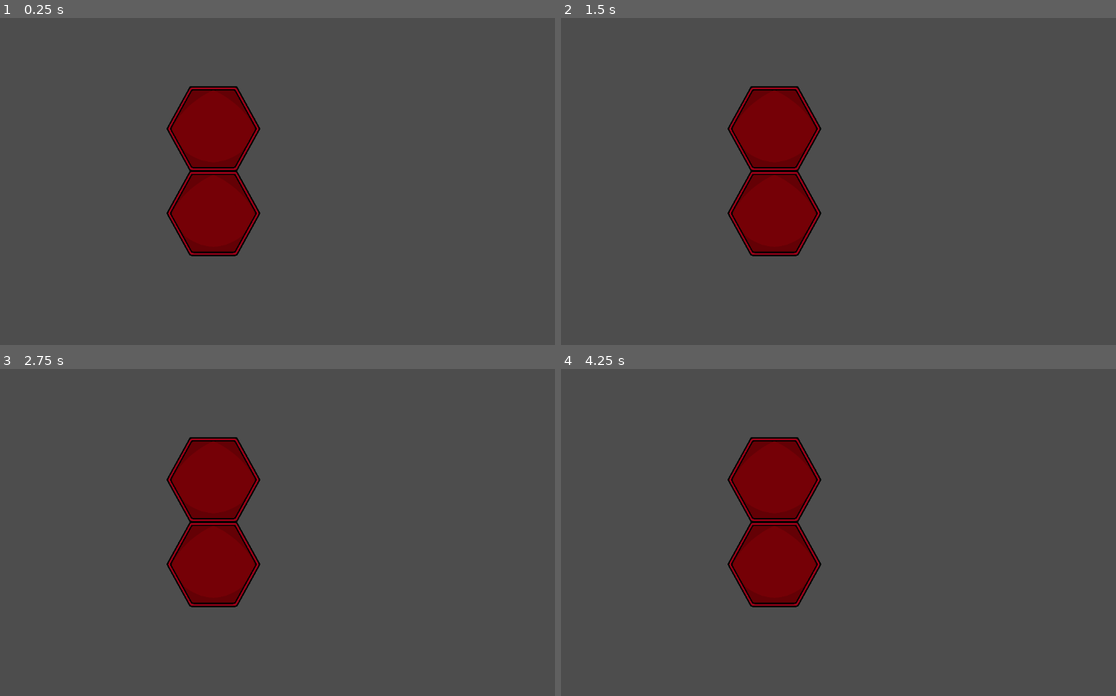
Above: before the commit, frames 1-4 (two rows, left to right).
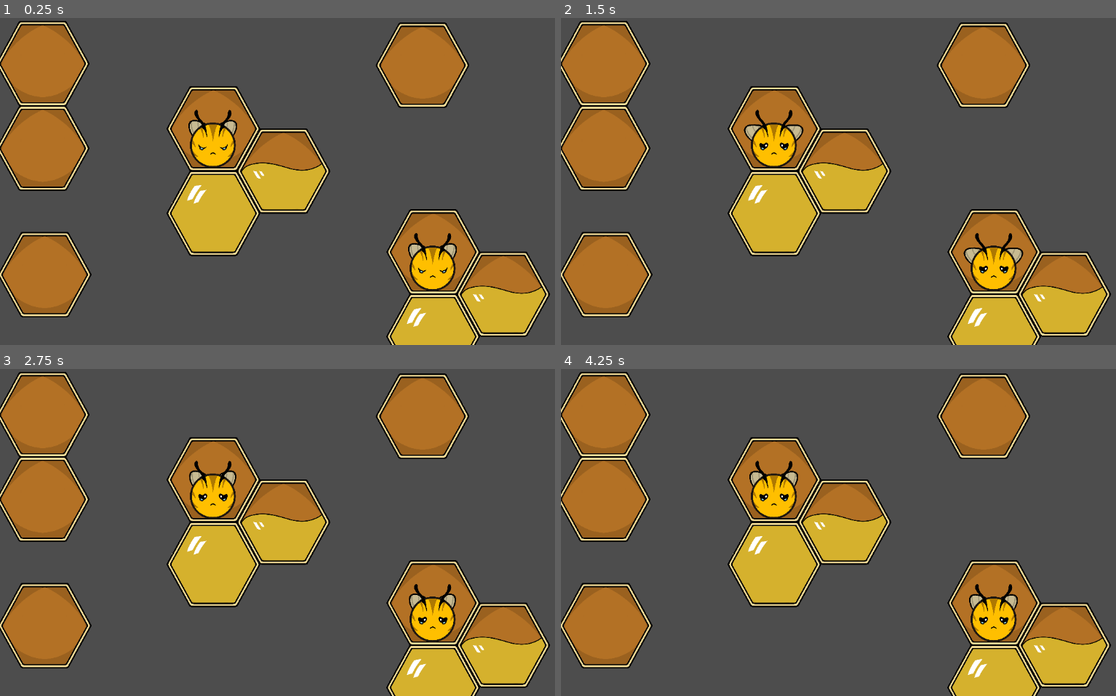
Above: after the commit, the same moments.

Repository: PartyPigy45/built-to-scale
Game: Godot game, scene res://main.tscn
The game is run twice, just before and just after one commit, with the same random seed, the same clock (stepped at 60 frames per second) and the same inputs.
Inputs (mouse positions are in pixels of both pictures, inside the frame that each line leads up to):
- Up to frame 1 (0.25 s): no input
- Up to frame 2 (1.5 s): move the mouse to (977, 165) at 0.52 s; move the mouse to (733, 197) at 1.27 s
- Up to frame 3 (2.75 s): tap Enter at 2 s; move the mouse to (349, 460) at 2.02 s
- Up to frame 4 (4.25 s): move the mouse to (821, 597) at 2.77 s; tap Space at 3.5 s; move the mouse to (1027, 581) at 3.52 s

The runs differ from the first frame. In frame 1, 31% of the frame differs, in the area x 0-100%, y 0-100%; in frame 2, 31%; in frame 3, 31%; in frame 4, 31%.

Commit message:
started bee interface

Diff:
--- a/Bee.tscn
+++ b/Bee.tscn
@@ -1,6 +1,7 @@
-[gd_scene load_steps=17 format=3 uid="uid://c7qr58yjkxkxh"]
+[gd_scene load_steps=18 format=3 uid="uid://c7qr58yjkxkxh"]
 
 [ext_resource type="Texture2D" uid="uid://bcxvnbe10p3j2" path="res://assets/bee wings.png" id="1_31bai"]
+[ext_resource type="Script" path="res://bee.gd" id="1_kcc44"]
 [ext_resource type="Texture2D" uid="uid://ck3vn0cwemn3m" path="res://assets/bee happy.png" id="2_islq2"]
 [ext_resource type="Texture2D" uid="uid://bsfkto6fxm8rx" path="res://assets/bee happy blink.png" id="3_6h8kc"]
 [ext_resource type="Texture2D" uid="uid://dspa3hsjm40nu" path="res://assets/bee anger.png" id="4_t03wi"]
@@ -217,11 +218,14 @@
 [node name="Node2D" type="Node2D"]
 position = Vector2(5.96046e-08, 100)
 scale = Vector2(0.635, 0.635)
-
-[node name="AnimationPlayer2" type="AnimationPlayer" parent="."]
+script = ExtResource("1_kcc44")
+emotion = 2
+
+[node name="Wings" type="AnimationPlayer" parent="."]
 libraries = {
 "": SubResource("AnimationLibrary_c85ir")
 }
+autoplay = "Flapping Wings"
 
 [node name="BeeWing R" type="Sprite2D" parent="."]
 position = Vector2(570, 336)
@@ -236,10 +240,11 @@
 offset = Vector2(-110, -62)
 hframes = 2
 
-[node name="AnimationPlayer" type="AnimationPlayer" parent="."]
+[node name="Face" type="AnimationPlayer" parent="."]
 libraries = {
 "": SubResource("AnimationLibrary_bucjd")
 }
+autoplay = "Sad Blinking Bee"
 
 [node name="Bee Faces" type="AnimatedSprite2D" parent="."]
 position = Vector2(502, 262)
--- a/Pieces/Tro1.tscn
+++ b/Pieces/Tro1.tscn
@@ -1,7 +1,8 @@
-[gd_scene load_steps=3 format=3 uid="uid://dffep6ah7p31f"]
+[gd_scene load_steps=4 format=3 uid="uid://dffep6ah7p31f"]
 
 [ext_resource type="TileSet" uid="uid://18lkj53hlkux" path="res://Resource/tile_set.tres" id="1_ypa2h"]
 [ext_resource type="Script" path="res://Pieces/Piece.gd" id="2_lpjj6"]
+[ext_resource type="PackedScene" uid="uid://c7qr58yjkxkxh" path="res://Bee.tscn" id="3_k4me5"]
 
 [node name="Piece" type="TileMapLayer"]
 position = Vector2(-154, -85)
@@ -9,3 +10,6 @@
 tile_map_data = PackedByteArray(0, 0, 0, 0, 0, 0, 3, 0, 0, 0, 0, 0, 0, 0, 0, 0, 1, 0, 3, 0, 2, 0, 0, 0, 0, 0, 1, 0, 0, 0, 3, 0, 1, 0, 0, 0, 0, 0)
 tile_set = ExtResource("1_ypa2h")
 script = ExtResource("2_lpjj6")
+
+[node name="Node2D" parent="." instance=ExtResource("3_k4me5")]
+position = Vector2(47.9999, 248)
--- /dev/null
+++ b/bee.gd
@@ -0,0 +1,19 @@
+@tool
+extends Node2D
+
+@onready var wings = $Wings
+@onready var face = $Face
+@onready var animations = face.get_animation_list()
+
+var animation_tabel = [0,1,3]
+
+@export_enum("Angry","Happy","Sad",) var emotion:
+	set(value):
+		if value != emotion:
+			emotion = value
+
+func _ready() -> void:
+	play_face()
+
+func play_face():
+	face.current_animation = animations[animation_tabel[emotion]]
--- a/main.tscn
+++ b/main.tscn
@@ -14,10 +14,9 @@
 [node name="Level Manager" type="Node2D" parent="."]
 script = ExtResource("2_bak5q")
 levels_path = "res://Levels/"
-stage = 1
+stage = 2
 
 [node name="Goal" type="Marker2D" parent="Level Manager"]
-modulate = Color(0.652485, 0, 0.157987, 1)
 position = Vector2(484, 221)
 gizmo_extents = 64.0
 
--- a/scripts/level_manager.gd
+++ b/scripts/level_manager.gd
@@ -56,8 +56,7 @@
 
 # Called when the node enters the scene tree for the first time.
 func _ready() -> void:
-	stage = 1
-	load_stage(all_levels[0])
+	load_stage(all_levels[stage])
 
 # Called every frame. 'delta' is the elapsed time since the previous frame.
 func _process(delta: float) -> void:
